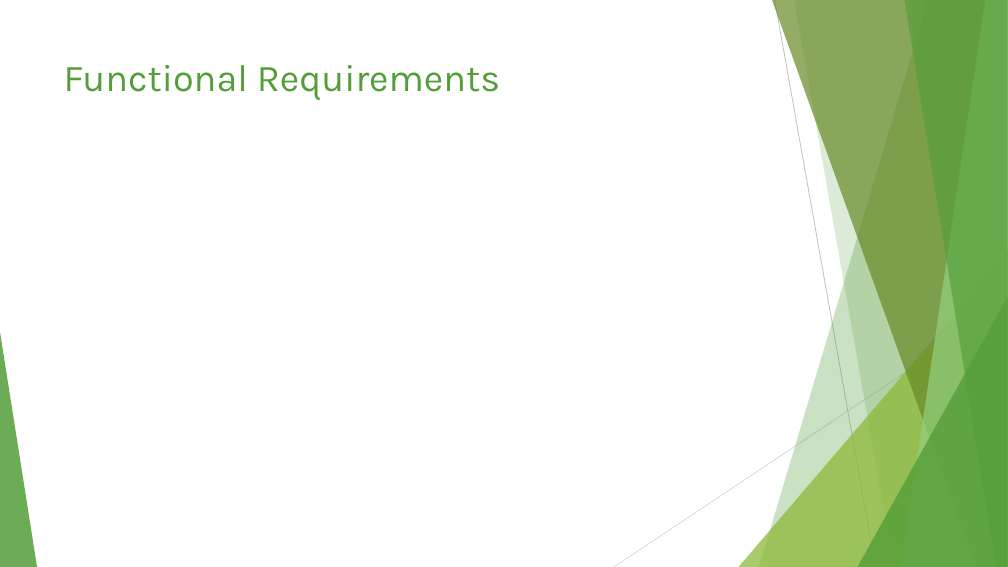
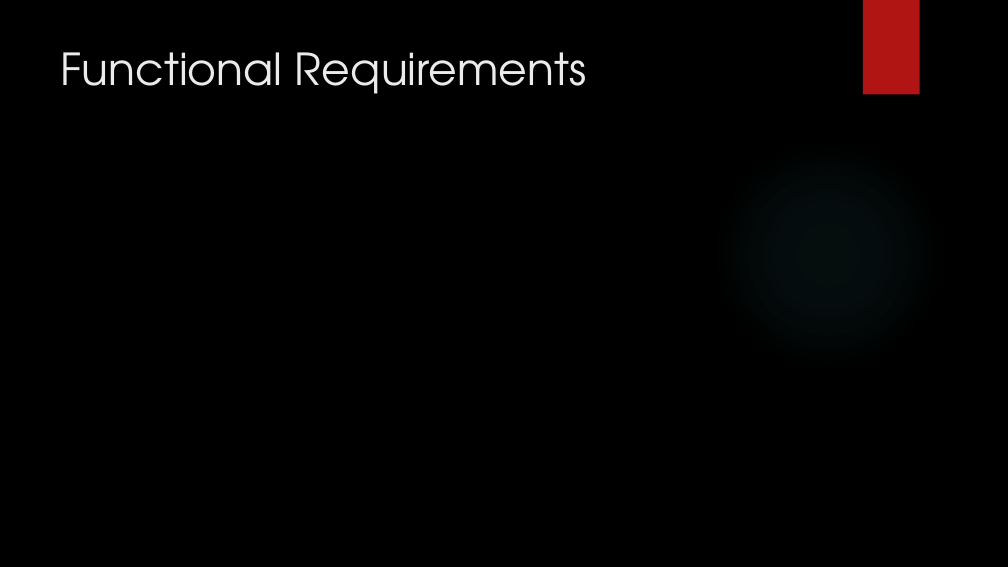
Before and after one commit to jmp808/Go4Food, a slide deck: slide 4 of Documents/Go4Food.pptx. Drawn at 1008x567 pixels with LibreOffice and Linux fonts; fonts in the diff are those of the drawing; background and template pictures are left out. Boxes give left, top, right and bottom in pixels: in the first picture for what was removed or moved away, otherwise in the second. Text is boxed around its words. In the diff, an @@ line names an element or a change of style, - is before the commit and + after.

```diff
--- a/Documents/Go4Food.pptx
+++ b/Documents/Go4Food.pptx
@@ background #FFFFFF to picture (left out) @@
@@ rectangle added at bbox=[863, 0, 920, 95], fill #B01513 @@
@@ title "Functional Requirements": place and size @@
-title "Functional Requirements" at bbox=[64, 65, 500, 100]
+title "Functional Requirements" at bbox=[61, 52, 586, 94]
@@ title "Functional Requirements" at bbox=[61, 52, 586, 94]: size 36 to 42 pt, font Karla to TeX Gyre Adventor, text colour #549E39 to #EBEBEB @@
@@ ellipse added at bbox=[712, 138, 944, 371], fill gradient #50B9C1 @@
@@ group removed at bbox=[0, 0, 1008, 567]: 5 freeform shapes, 3 triangles, 2 lines @@
```
Also in this commit, not shown: 4 other slides changed, 13 slides added, 5 slides removed, 3 other files.
